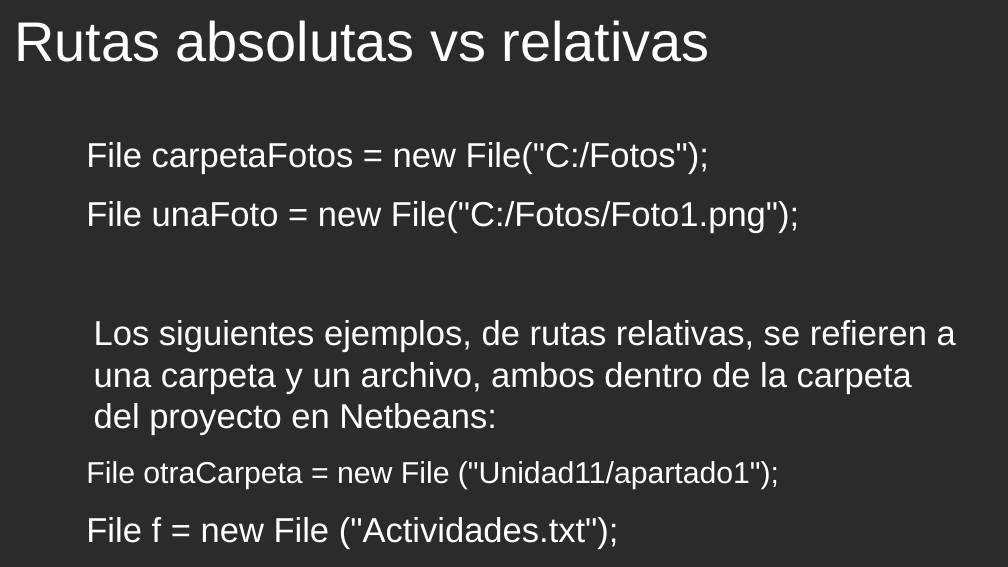
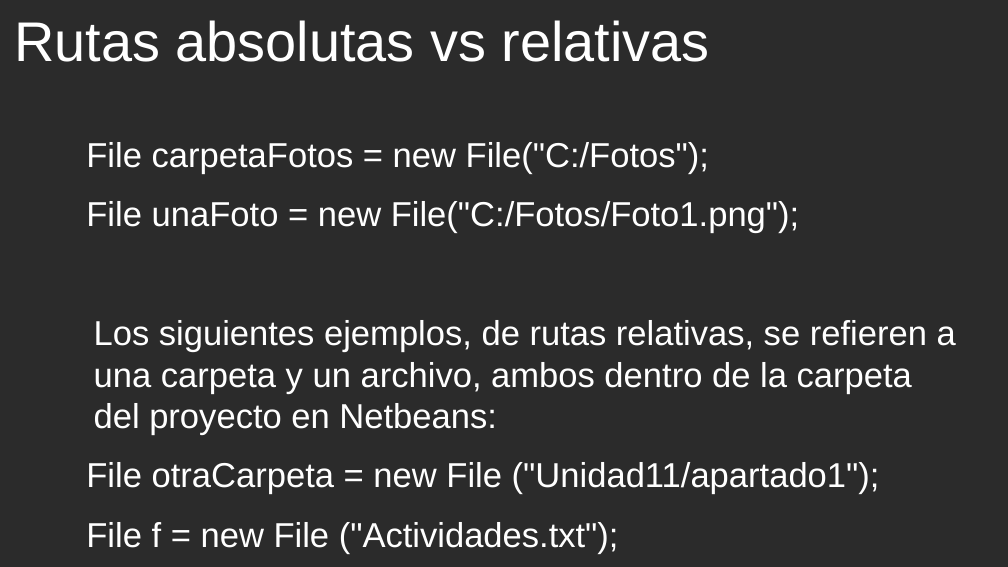
Before and after one commit to cmorenoruiz/ApuntesProgramacion, a slide deck: slide 7 of Unidad 11 Ficheros/Clase Files Presentación para clase.odp (slide 6 before the commit). Drawn at 1008x567 pixels with LibreOffice and Linux fonts; fonts in the diff are those of the drawing; background and template pictures are left out; a plain dark background stands for a picture behind light text. Boxes give left, top, right and bottom in pixels: in the first picture for what was removed or moved away, otherwise in the second. Text is boxed around its words. In the diff, an @@ line names an element or a change of style, - is before the commit and + after.

```diff
--- a/Unidad 11 Ficheros/Clase Files Presentación para clase.odp
+++ b/Unidad 11 Ficheros/Clase Files Presentación para clase.odp
@@ text at box(86, 462, 880, 494): size 23.8 to 27.2 pt in "File otraCarpeta = new File ("Unidad11/apartado1");" @@
```
Also in this commit, not shown: 2 other slides changed, 5 slides added, 1 slide removed.
